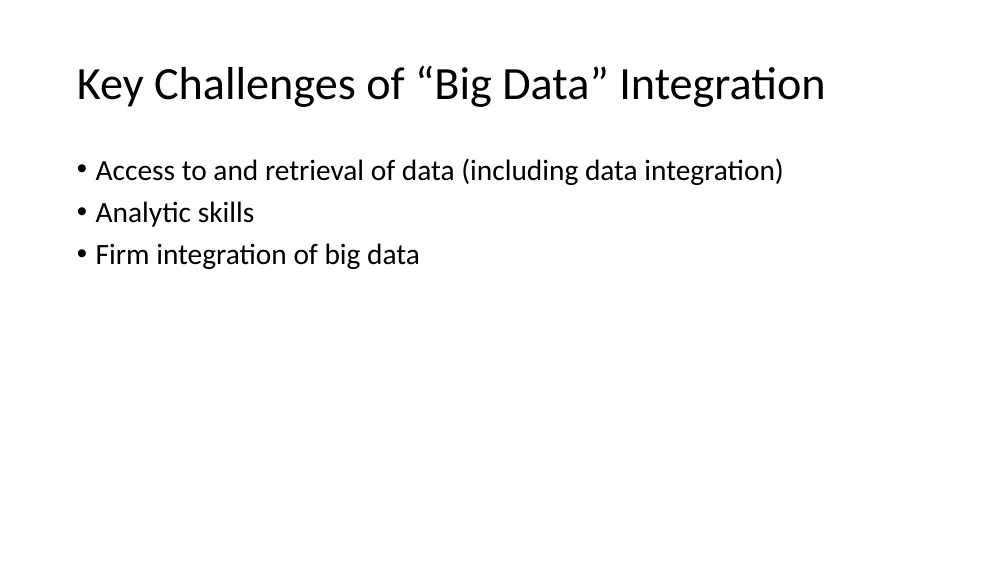
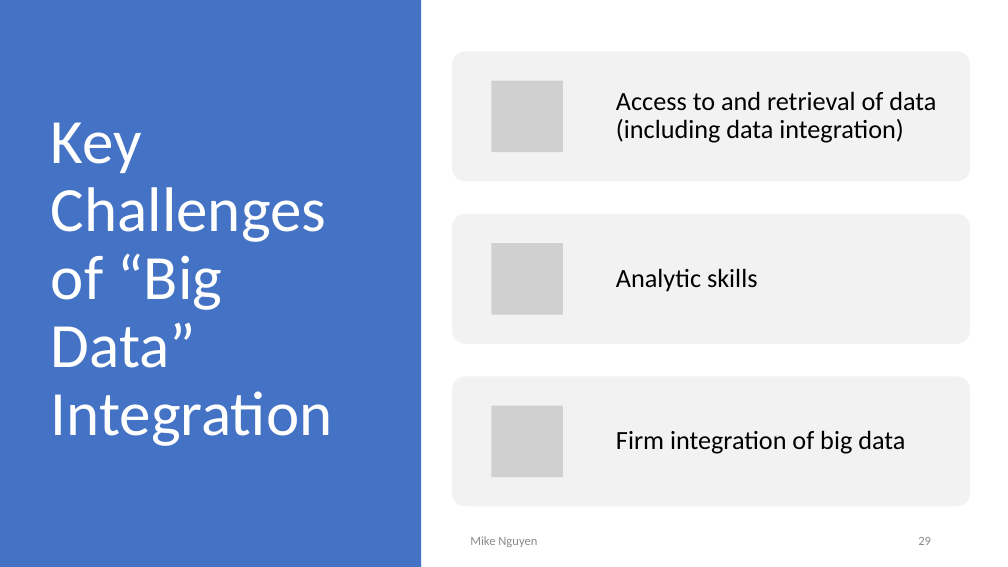
Before and after one commit to mikenguyen13/mar4050, a slide deck: slide 29 of lectures/3/Information Systems, Dashboards & Data Analytics.pptx (slide 22 before the commit). Drawn at 1008x567 pixels with LibreOffice and Linux fonts; fonts in the diff are those of the drawing; grey boxes stand for pictures. Boxes give left, top, right and bottom in pixels: in the first picture for what was removed or moved away, otherwise in the second. Text is boxed around its words. In the diff, an @@ line names an element or a change of style, - is before the commit and + after.

```diff
--- a/lectures/3/Information Systems, Dashboards & Data Analytics.pptx
+++ b/lectures/3/Information Systems, Dashboards & Data Analytics.pptx
@@ rectangle added at (x1=0, y1=0, x2=421, y2=567), fill #4472C4 @@
@@ title "Key Challenges of “Big Data” ..." moved from (x1=77, y1=66, x2=825, y2=107) to (x1=51, y1=122, x2=332, y2=446) @@
@@ title "Key Challenges of “Big Data” ..." at (x1=51, y1=122, x2=332, y2=446): size 44 to 60 pt, text colour #000000 to #FFFFFF @@
@@ text removed at (x1=96, y1=158, x2=783, y2=269) @@
-• Access to and retrieval of data (including data integration)
-• Analytic skills
-• Firm integration of big data
@@ group added at (x1=452, y1=51, x2=970, y2=507): 3 rounded rectangles, 3 pictures, 3 texts @@
+Access to and retrieval of data (including data integration)
+Analytic skills
+Firm integration of big data
@@ text added at (x1=470, y1=536, x2=537, y2=547), 12 pt, text #8C8C8C @@
+Mike Nguyen
@@ page number added at (x1=918, y1=537, x2=931, y2=545), 12 pt, text #8C8C8C @@
+29
```
Also in this commit, not shown: 22 other slides changed, 10 slides added, 2 slides removed, 2 other files.
